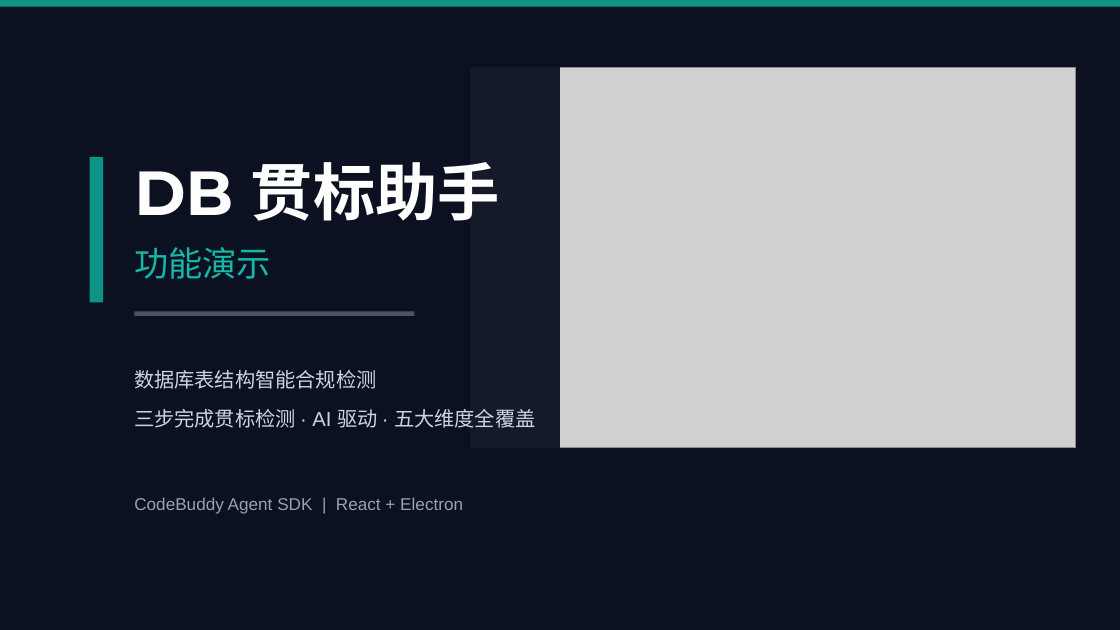
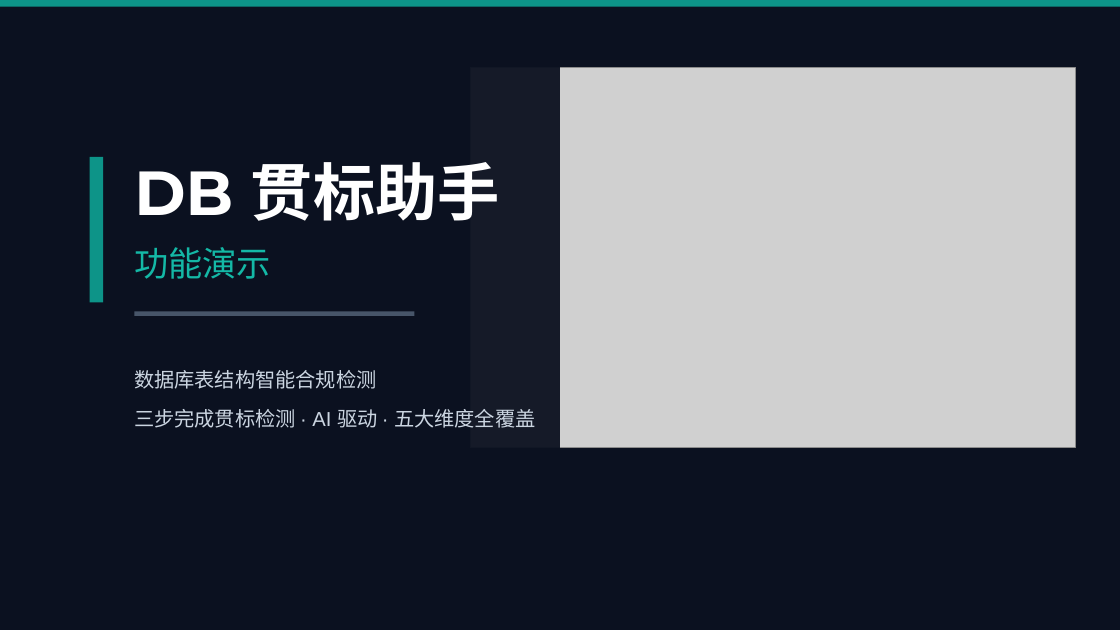
Before and after one commit to XielyCoder/db-standard-checker, a slide deck: slide 1 of docs/DB贯标助手产品演示.pptx. Drawn at 1120x630 pixels with LibreOffice and Linux fonts; fonts in the diff are those of the drawing; grey boxes stand for pictures. Boxes give left, top, right and bottom in pixels: in the first picture for what was removed or moved away, otherwise in the second. Text is boxed around its words. In the diff, an @@ line names an element or a change of style, - is before the commit and + after.

```diff
--- a/docs/DB贯标助手产品演示.pptx
+++ b/docs/DB贯标助手产品演示.pptx
@@ text removed at <box>134,497,463,514</box> @@
-CodeBuddy Agent SDK | React + Electron
```
Also in this commit, not shown: 2 other slides changed, 2 slides added, 1 slide removed, 3 other files.
